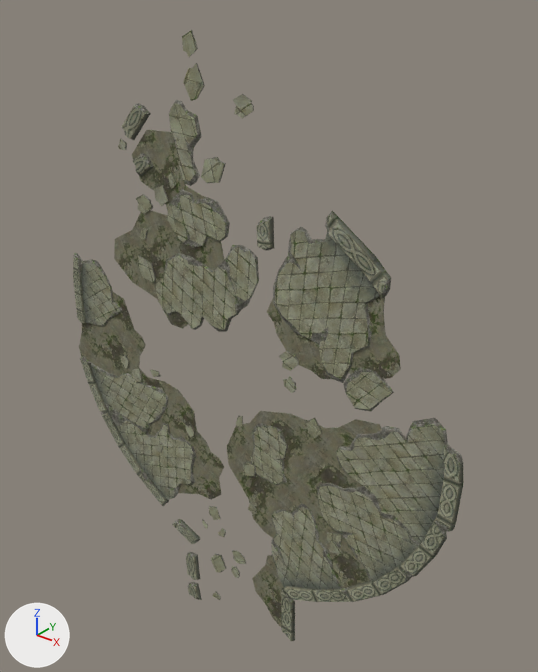
A saved change to the OBJ model sceneobjs/jingling_02/jingling_02_building_01.obj.
Before and after are seen from a camera (50 mm lens) standing at (3961.0, -4440.0, 3387.0) and looking at (134.0, 344.0, 421.0). The axes (+X, +Y, +Z) are drawn at lower left. The lights are the same throughout. Where no turn or scale is listed for an object, it has been applied to the vertices. Vertices at the same position are counted once.

Names of what the first picture shows: 'jingling_02_building_01'.
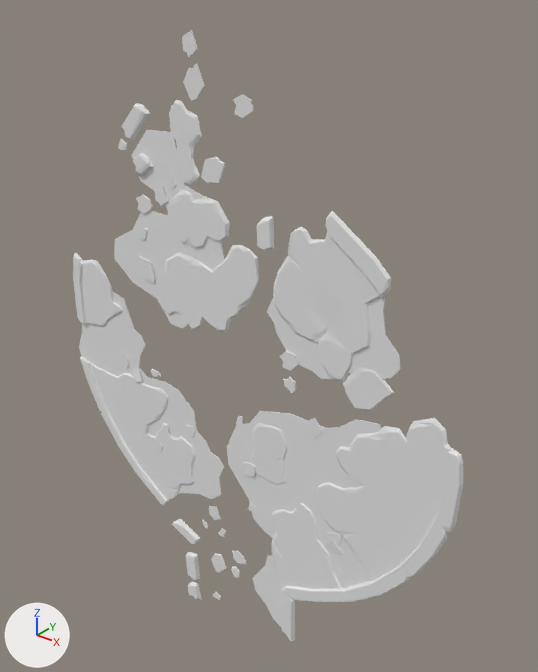
Where the change shows, as pixel boxes [x1, y1, x2, y2] in the pictures (538 x 672 px):
part 1 of me_jingling_02_building_01, recoloured
    both: [107, 31, 407, 600]
part 2 of me_jingling_02_building_01, recoloured
    both: [82, 230, 446, 589]
part 3 of me_jingling_02_building_01, recoloured
    both: [73, 30, 463, 640]
part 4 of me_jingling_02_building_01, recoloured (yellow to grey)
    both: [79, 130, 400, 628]
part 5 of me_jingling_02_building_01, recoloured
    both: [73, 106, 463, 641]

Edits to the bpy script that builds the scene:
```text
Add mat_material_4_1:
    mat_material_4_1 = principled_material('material_4')
    mat_material_4_1.base_color = (0.8, 0.8, 0.8)  # white #e7e7e7
    mat_material_4_1.roughness = 1.0
Add mat_material_5_1:
    mat_material_5_1 = principled_material('material_5')
    mat_material_5_1.base_color = (0.8, 0.8, 0.8)  # white #e7e7e7
    mat_material_5_1.roughness = 1.0
Add mat_material_2_1:
    mat_material_2_1 = principled_material('material_2')
    mat_material_2_1.base_color = (0.8, 0.8, 0.8)  # white #e7e7e7
    mat_material_2_1.roughness = 1.0
Add mat_material_1_1:
    mat_material_1_1 = principled_material('material_1')
    mat_material_1_1.base_color = (0.8, 0.8, 0.8)  # white #e7e7e7
    mat_material_1_1.roughness = 1.0
Add mat_material_3_1:
    mat_material_3_1 = principled_material('material_3')
    mat_material_3_1.base_color = (0.8, 0.8, 0.8)  # white #e7e7e7
    mat_material_3_1.roughness = 1.0
Change me_jingling_02_building_01:
    where me_jingling_02_building_01.from_pydata(...)  # 1836 vertices, 2839 faces; spans x -2267.0..2267.0, y -48.0..0.0, z -3002.0..3002.0
    used by ob_jingling_02_building_01; location = (0.0, 0.0, 0.0)
    me_jingling_02_building_01 part 1: all 489 faces that had it switch from mat_material_2 (picture img_jingling_02_building_01_01_png) to mat_material_2_1 (white #e7e7e7)
    me_jingling_02_building_01 part 2: all 148 faces that had it switch from mat_material_3 (picture img_jingling_02_building_01_03_png) to mat_material_3_1 (white #e7e7e7)
    me_jingling_02_building_01 part 3: all 1851 faces that had it switch from mat_material_4 (picture img_jingling_02_building_01_02_png) to mat_material_4_1 (white #e7e7e7)
    me_jingling_02_building_01 part 4: all 110 faces that had it switch from mat_material_5 (picture img_jingling_02_building_03_04_png) to mat_material_5_1 (white #e7e7e7)
    me_jingling_02_building_01 part 5: all 241 faces that had it switch from mat_material_1 (picture img_jingling_02_building_03_05_png) to mat_material_1_1 (white #e7e7e7)
```
